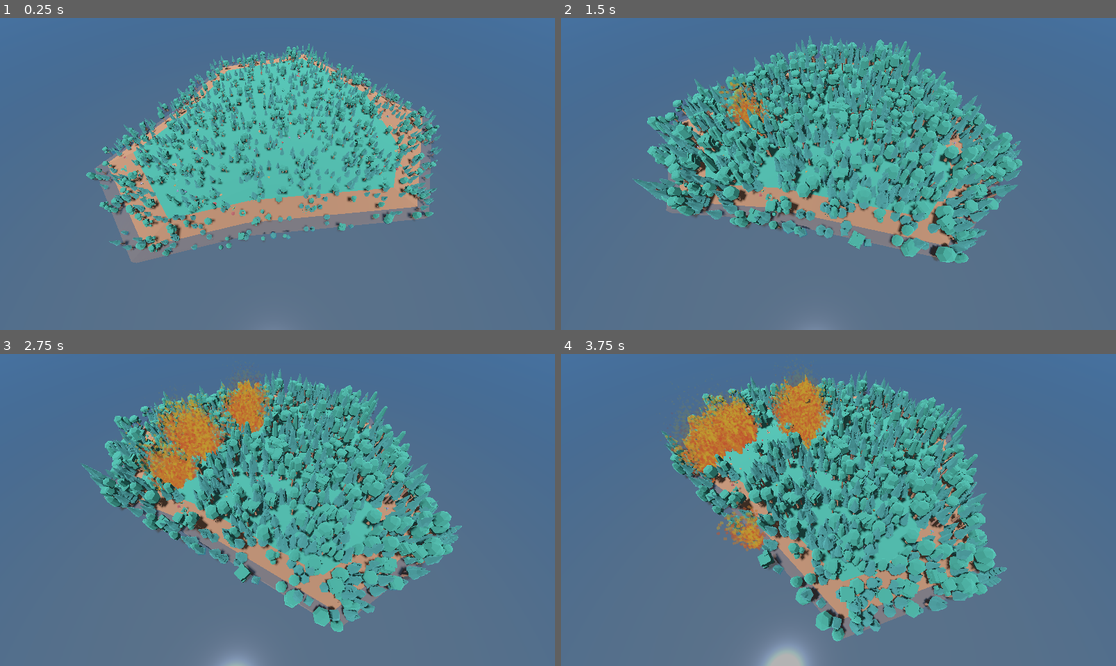
Above: before the commit, frames 1-4 (two rows, left to right).
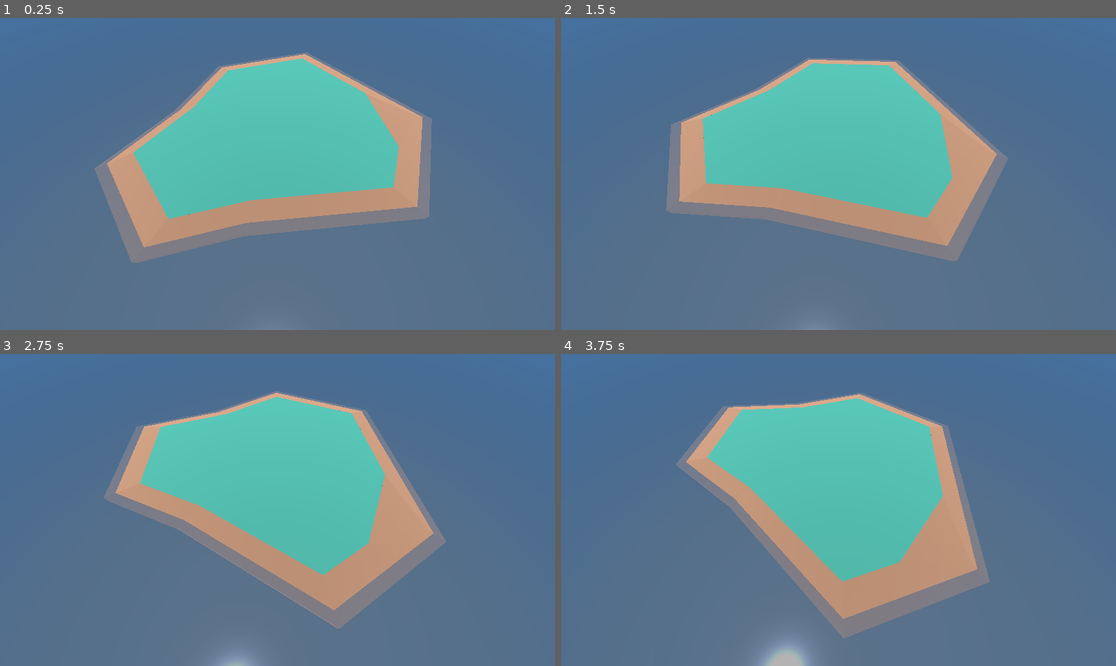
Above: after the commit, the same moments.

Repository: lumi-a/ecotomata
Game: Godot game, scene res://main.tscn
Same seed, same stepped clock (60 frames per second), same inputs: the game is played once before the commit and once after it.
Inputs:
- Up to frame 1 (0.25 s): no input
- Up to frame 2 (1.5 s): no input
- Up to frame 3 (2.75 s): no input
- Up to frame 4 (3.75 s): no input

The runs differ from the first frame. In frame 1, 11% of the frame differs, in the area x 15-80%, y 8-77%; in frame 2, 24%; in frame 3, 25%; in frame 4, 25%, in the area x 18-81%, y 5-93%.
Error after the commit: Parse Error: Could not preload resource file "res://assets/trees/all.tscn". (res://island.gd:11)

Commit message:
Remove dependency `tree.gd` from `all.tscn`

Diff:
--- a/assets/trees/all.tscn
+++ b/assets/trees/all.tscn
@@ -1,6 +1,5 @@
 [gd_scene load_steps=31 format=3 uid="uid://cqv8ppv34gkr6"]
 
-[ext_resource type="Script" path="res://assets/tree.gd" id="1_25vdn"]
 [ext_resource type="PackedScene" uid="uid://bwjpx44f0mklh" path="res://assets/trees/tree_blocks.glb" id="1_74rux"]
 [ext_resource type="PackedScene" uid="uid://du72tuti7qaav" path="res://assets/trees/tree_cone.glb" id="2_33yhm"]
 [ext_resource type="PackedScene" uid="uid://cktictl1rkkw1" path="res://assets/trees/tree_default.glb" id="3_bystc"]
